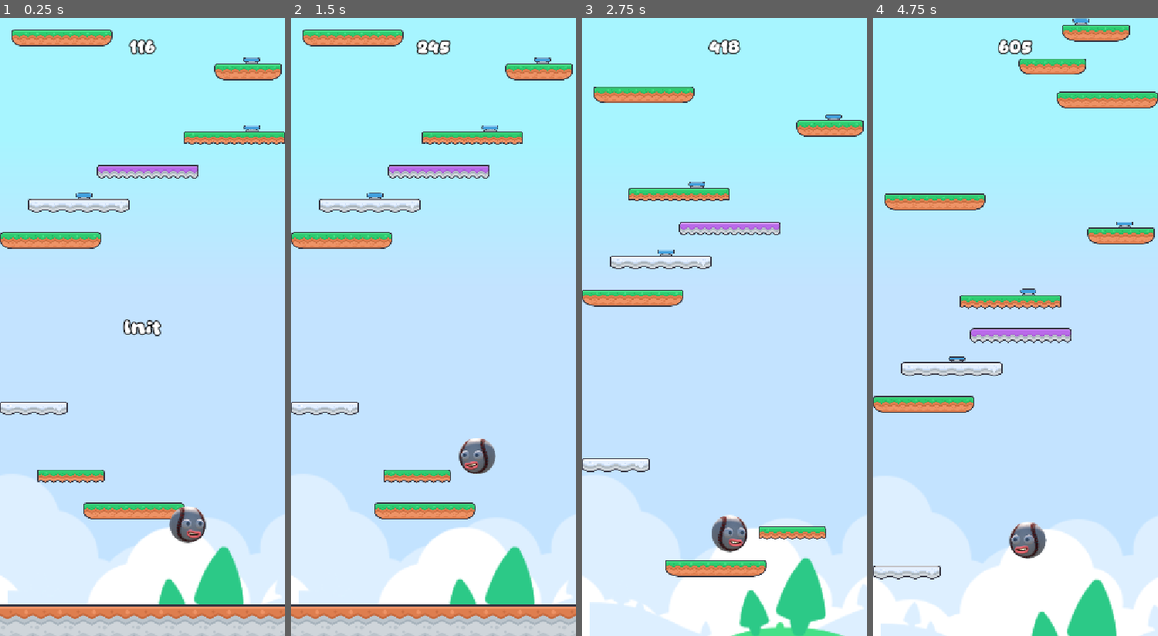
Above: before the commit, frames 1-4 (left to right).
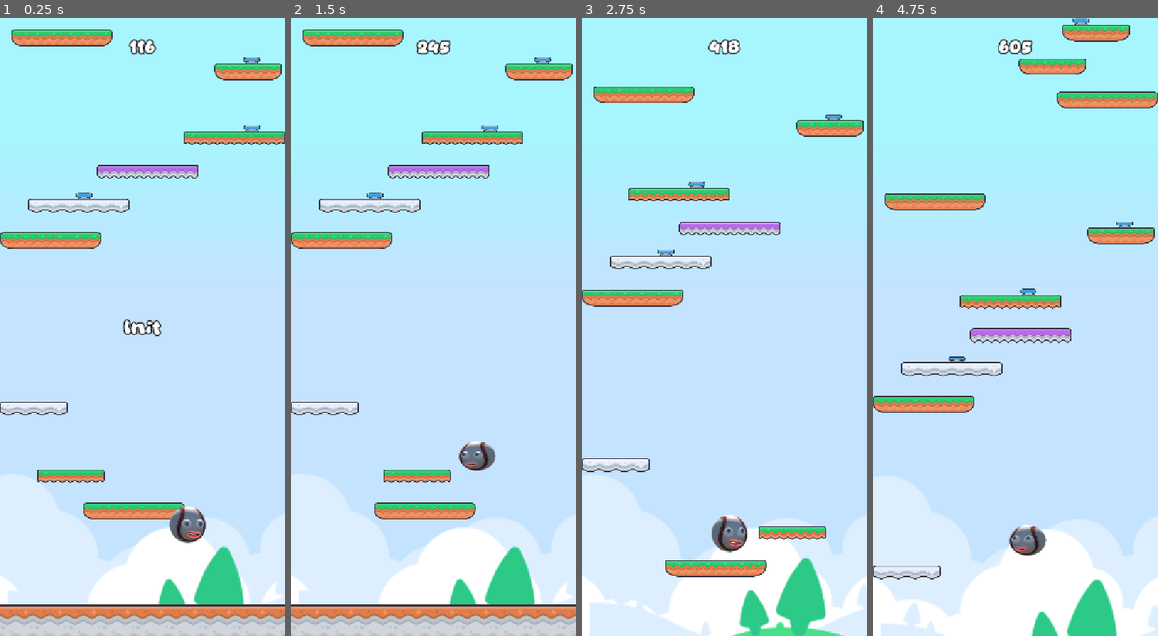
Above: after the commit, the same moments.

Repository: iRadEntertainment/incrediddodlejump
Game: Godot game, scene res://scenes/game.tscn
Same seed, same stepped clock (60 frames per second), same inputs: the game is played once before the commit and once after it.
Inputs (mouse positions are in pixels of both pictures, inside the frame that each line leads up to):
- Up to frame 1 (0.25 s): no input
- Up to frame 2 (1.5 s): tap Enter at 0.5 s; move the mouse to (496, 296) at 0.52 s; click (496, 296) at 0.67 s; move the mouse to (376, 357) at 1.27 s; click (376, 357) at 1.42 s
- Up to frame 3 (2.75 s): move the mouse to (753, 191) at 2.02 s; click (753, 191) at 2.17 s
- Up to frame 4 (4.75 s): move the mouse to (1001, 450) at 2.77 s; click (1001, 450) at 2.92 s; move the mouse to (1101, 419) at 3.52 s; click (1101, 419) at 3.67 s; move the mouse to (930, 234) at 4.27 s; click (930, 234) at 4.42 s

The runs differ from the first frame. In frame 1, less than 0.1% of the frame differs, in the area x 64-72%, y 81-85%; in frame 2, 0.3%; in frame 3, less than 0.1%; in frame 4, 0.3%, in the area x 47-61%, y 81-88%.

Commit message:
feat: added player animations (eyes, mouth, squish)

Diff:
--- a/instances/player.gd
+++ b/instances/player.gd
@@ -6,8 +6,19 @@
 @export_range(0.1, 5.0, 0.01) var side_movement_responsivness: float = 3.0 #px
 
 @onready var sprite: Sprite2D = %sprite
+@onready var mouth: Sprite2D = %mouth
+@onready var marker_eye_l: Marker2D = %marker_eye_l
+@onready var marker_eye_r: Marker2D = %marker_eye_r
+@onready var eye_l: Sprite2D = %eye_l
+@onready var eye_r: Sprite2D = %eye_r
+
 @onready var ray_floor: RayCast2D = %ray_floor
 @onready var sfx_jump: AudioStreamPlayer = %sfx_jump
+
+
+@onready var _marker_eye_l_init_pos: Vector2 = marker_eye_l.position
+@onready var _marker_eye_r_init_pos: Vector2 = marker_eye_r.position
+@onready var _mouth_init_pos: Vector2 = mouth.position
 
 var velocity: Vector2
 var size_x: float
@@ -24,9 +35,23 @@
 	Mng.game.status_updated.connect(_on_game_status_updated)
 
 
-func _process(_delta: float) -> void:
+func _process(delta: float) -> void:
 	if velocity.x != 0:
 		sprite.flip_h = velocity.x < 0
+	_process_eyes(delta)
+	_process_mouth(delta)
+
+
+func _process_eyes(_delta: float) -> void:
+	marker_eye_l.position.x = _marker_eye_l_init_pos.x if not sprite.flip_h else -_marker_eye_l_init_pos.x
+	marker_eye_r.position.x = _marker_eye_r_init_pos.x if not sprite.flip_h else -_marker_eye_r_init_pos.x
+	eye_l.position = marker_eye_l.get_local_mouse_position().normalized() * 4
+	eye_r.position = marker_eye_r.get_local_mouse_position().normalized() * 4
+
+
+func _process_mouth(_delta) -> void:
+	mouth.flip_h = sprite.flip_h
+	mouth.position.x = _mouth_init_pos.x if not mouth.flip_h else -_mouth_init_pos.x
 
 
 func _physics_process(delta: float) -> void:
@@ -39,19 +64,32 @@
 		var collider: StaticBody2D = ray_floor.get_collider()
 		if collider is Spring:
 			collider.activate()
-			velocity.y = -collider.jump_force
+			_jump(collider.jump_force, false)
 		elif collider is Platform:
 			collider.activate()
 			if not collider.is_breakable:
-				velocity.y = -jump_force
-				sfx_jump.play()
+				_jump(jump_force)
 		else:
-			velocity.y = -jump_force
-			sfx_jump.play()
+			_jump(jump_force)
 
 	position += velocity * delta
 
 	if abs(position.x) - size_x > Mng.viewport_half_size.x: position.x = - position.x
+
+
+func _jump(force: float, with_sfx: bool = true) -> void:
+	if with_sfx:
+		sfx_jump.play()
+	velocity.y = -force
+
+	var tw_squish: Tween = create_tween()
+	tw_squish.set_ease(Tween.EASE_OUT).set_trans(Tween.TRANS_CUBIC)
+	tw_squish.tween_property(sprite, ^"scale:y", 0.8, 0.4)
+	tw_squish.tween_property(sprite, ^"scale:y", 1.0, 0.4).set_trans(Tween.TRANS_ELASTIC)
+
+	mouth.texture = load("res://assets/Characters/incrediball_mouth_closed.png")
+	await get_tree().create_timer(0.4).timeout
+	mouth.texture = load("res://assets/Characters/incrediball_mouth_open.png")
 
 
 func _on_game_status_updated(game_status: Game.Status) -> void:
--- a/instances/player.tscn
+++ b/instances/player.tscn
@@ -1,8 +1,10 @@
 [gd_scene format=3 uid="uid://cqv0t8p366o2g"]
 
 [ext_resource type="Script" uid="uid://bs4qjad2dcag6" path="res://instances/player.gd" id="1_onrkg"]
-[ext_resource type="Texture2D" uid="uid://drsunlf82t1a4" path="res://incrediball.png" id="2_i3pqv"]
+[ext_resource type="Texture2D" uid="uid://1hn41h3a54w" path="res://assets/Characters/incrediball_base.png" id="2_5a4mc"]
 [ext_resource type="AudioStream" uid="uid://vslwkxcfgmyj" path="res://assets/Sounds/sfx_bump.ogg" id="3_i3pqv"]
+[ext_resource type="Texture2D" uid="uid://8x6mw034lgsp" path="res://assets/Characters/incrediball_mouth_open.png" id="3_kipg0"]
+[ext_resource type="Texture2D" uid="uid://d3yr3cd7bk3dp" path="res://assets/Characters/incrediball_eye.png" id="4_cns3y"]
 
 [sub_resource type="CircleShape2D" id="CircleShape2D_onrkg"]
 radius = 35.0
@@ -20,7 +22,28 @@
 [node name="sprite" type="Sprite2D" parent="." unique_id=1837417507]
 unique_name_in_owner = true
 position = Vector2(0, -35)
-texture = ExtResource("2_i3pqv")
+texture = ExtResource("2_5a4mc")
+
+[node name="mouth" type="Sprite2D" parent="sprite" unique_id=547955827]
+unique_name_in_owner = true
+position = Vector2(11, 19)
+texture = ExtResource("3_kipg0")
+
+[node name="marker_eye_l" type="Marker2D" parent="sprite" unique_id=1561570984]
+unique_name_in_owner = true
+position = Vector2(-2, -1)
+
+[node name="eye_l" type="Sprite2D" parent="sprite/marker_eye_l" unique_id=1812737040]
+unique_name_in_owner = true
+texture = ExtResource("4_cns3y")
+
+[node name="marker_eye_r" type="Marker2D" parent="sprite" unique_id=881391809]
+unique_name_in_owner = true
+position = Vector2(24, -1)
+
+[node name="eye_r" type="Sprite2D" parent="sprite/marker_eye_r" unique_id=1604131137]
+unique_name_in_owner = true
+texture = ExtResource("4_cns3y")
 
 [node name="ray_floor" type="RayCast2D" parent="." unique_id=149582354]
 unique_name_in_owner = true
Binary file added: assets/Characters/incrediball_base.png
Not shown, added: assets/Characters/incrediball_base.png.import
Binary file added: assets/Characters/incrediball_eye.png
Not shown, added: assets/Characters/incrediball_eye.png.import
Binary file added: assets/Characters/incrediball_mouth_closed.png
Not shown, added: assets/Characters/incrediball_mouth_closed.png.import
Binary file added: assets/Characters/incrediball_mouth_open.png
Not shown, added: assets/Characters/incrediball_mouth_open.png.import
Not shown, added: assets/Characters/incrediball.kra
Not shown, added: assets/incrediball_base.png~
